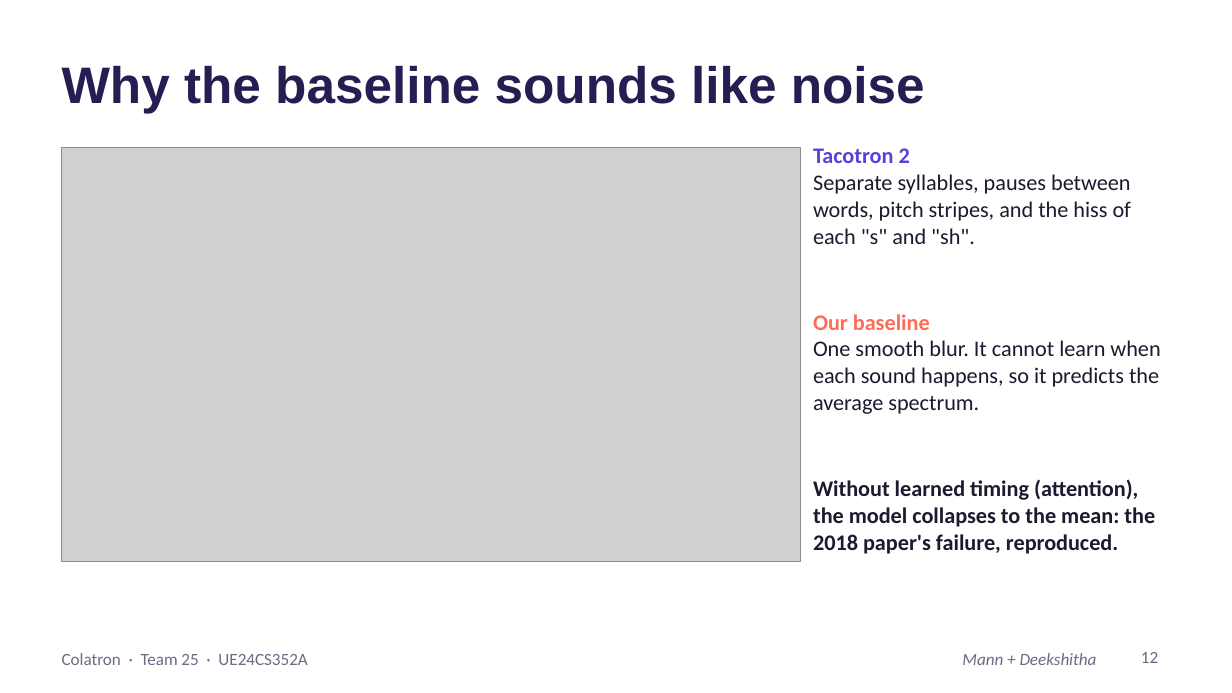
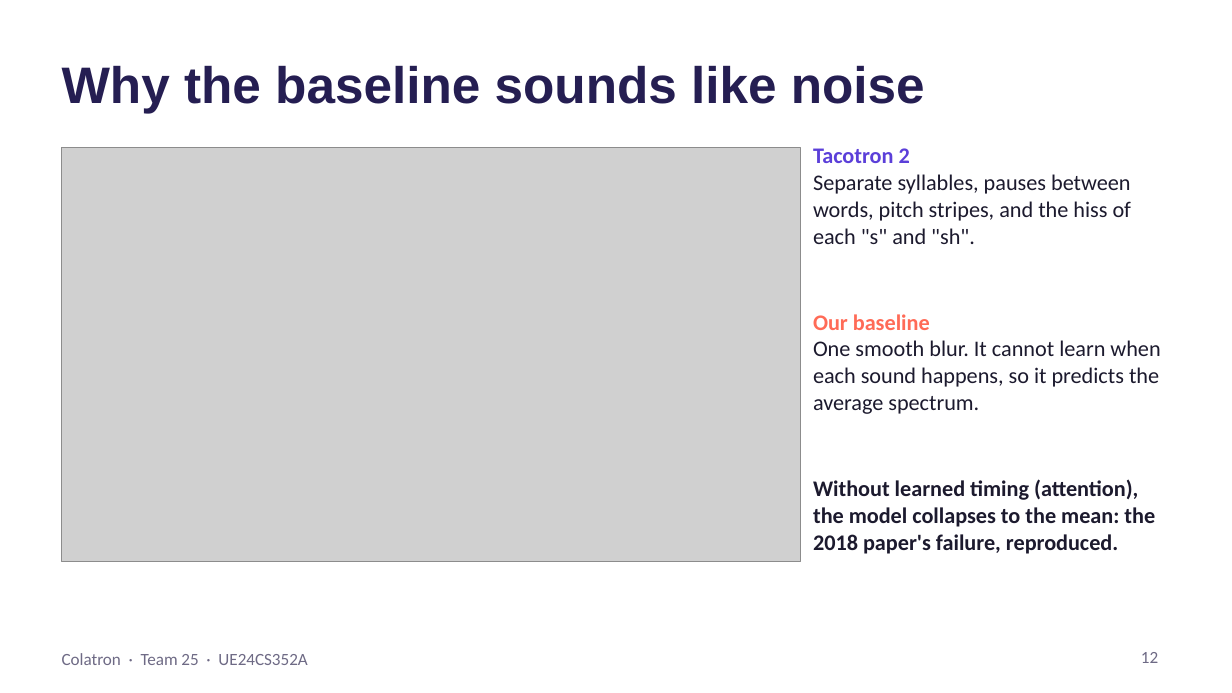
Before and after one commit to Mann0801/colatron-tts, a slide deck: slide 12 of report/Colatron_Slides.pptx. Drawn at 1232x693 pixels with LibreOffice and Linux fonts; fonts in the diff are those of the drawing; grey boxes stand for pictures. Boxes give left, top, right and bottom in pixels: in the first picture for what was removed or moved away, otherwise in the second. Text is boxed around its words. In the diff, an @@ line names an element or a change of style, - is before the commit and + after.

Commit message:
Demo: add baseline option with mel comparison

```diff
--- a/report/Colatron_Slides.pptx
+++ b/report/Colatron_Slides.pptx
@@ text removed at [962,653,1097,665] @@
-Mann + Deekshitha
```
Also in this commit, not shown: 6 other slides changed, 1 slide removed, 2 other files.
